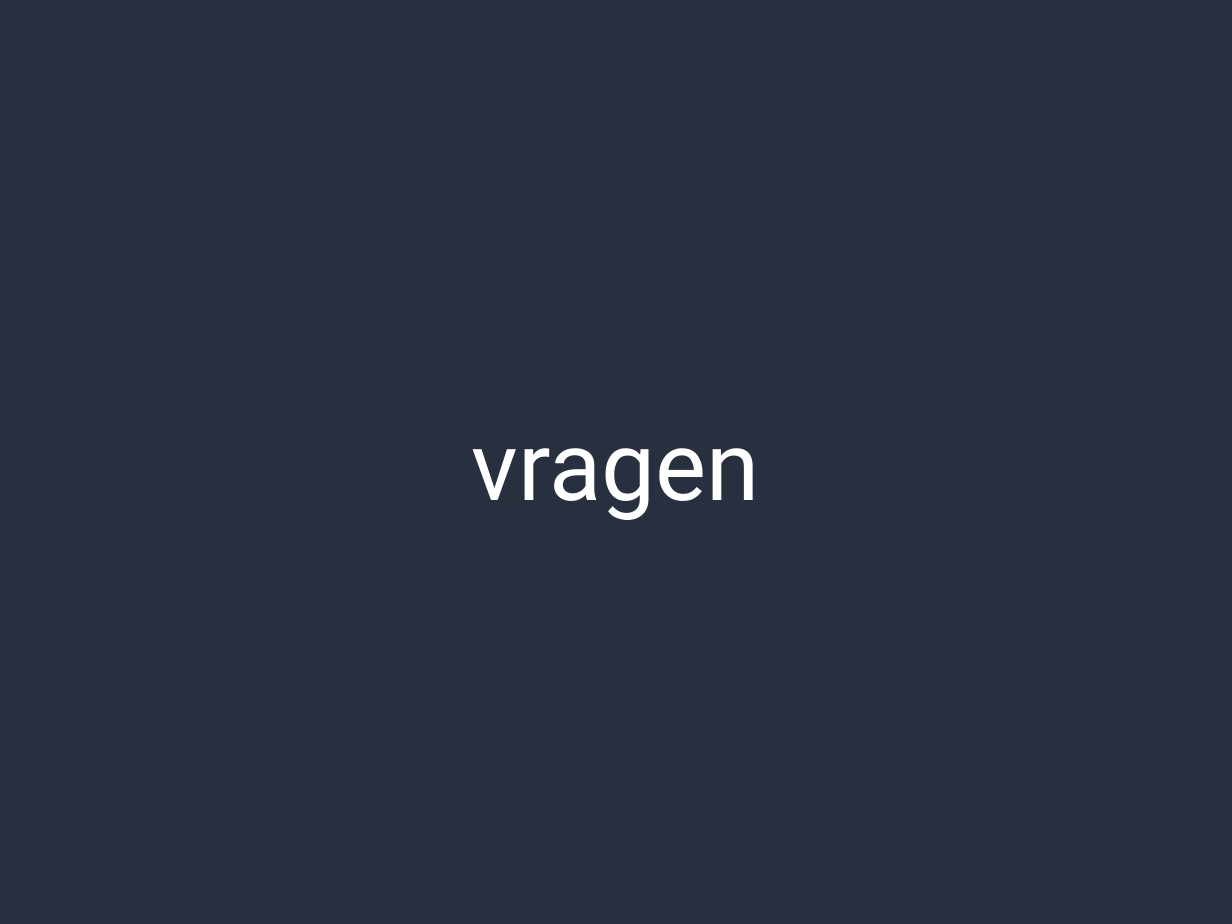
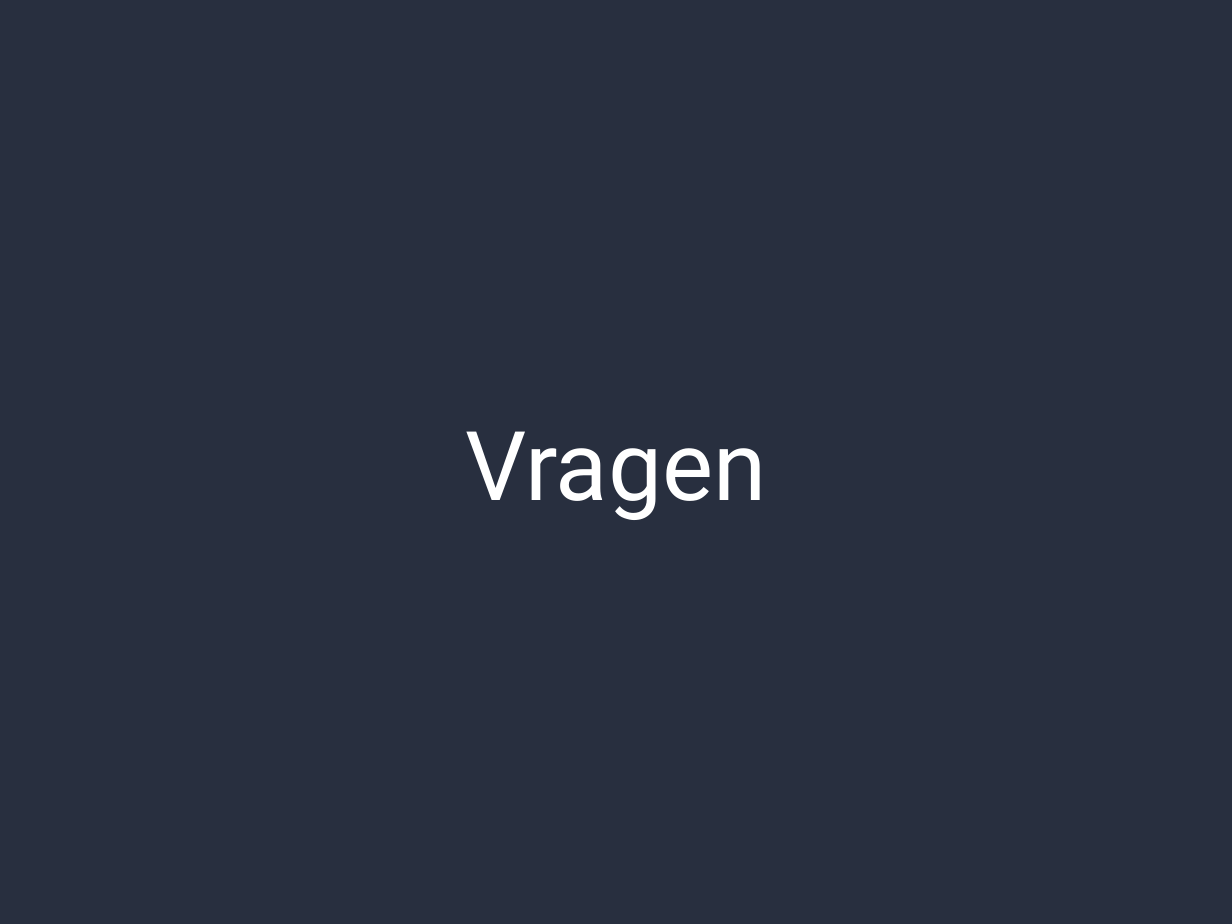
Before and after one commit to punchtime/organisation, a slide deck: slide 8 of assets/presentation.pptx. Drawn at 1232x924 pixels with LibreOffice and Linux fonts; fonts in the diff are those of the drawing; background and template pictures are left out. Boxes give left, top, right and bottom in pixels: in the first picture for what was removed or moved away, otherwise in the second. Text is boxed around its words. In the diff, an @@ line names an element or a change of style, - is before the commit and + after.

```diff
--- a/assets/presentation.pptx
+++ b/assets/presentation.pptx
@@ title at <box>465,431,766,520</box>: text changed @@
-vragen
+Vragen
```
Also in this commit, not shown: 2 other slides changed, 2 other files.
